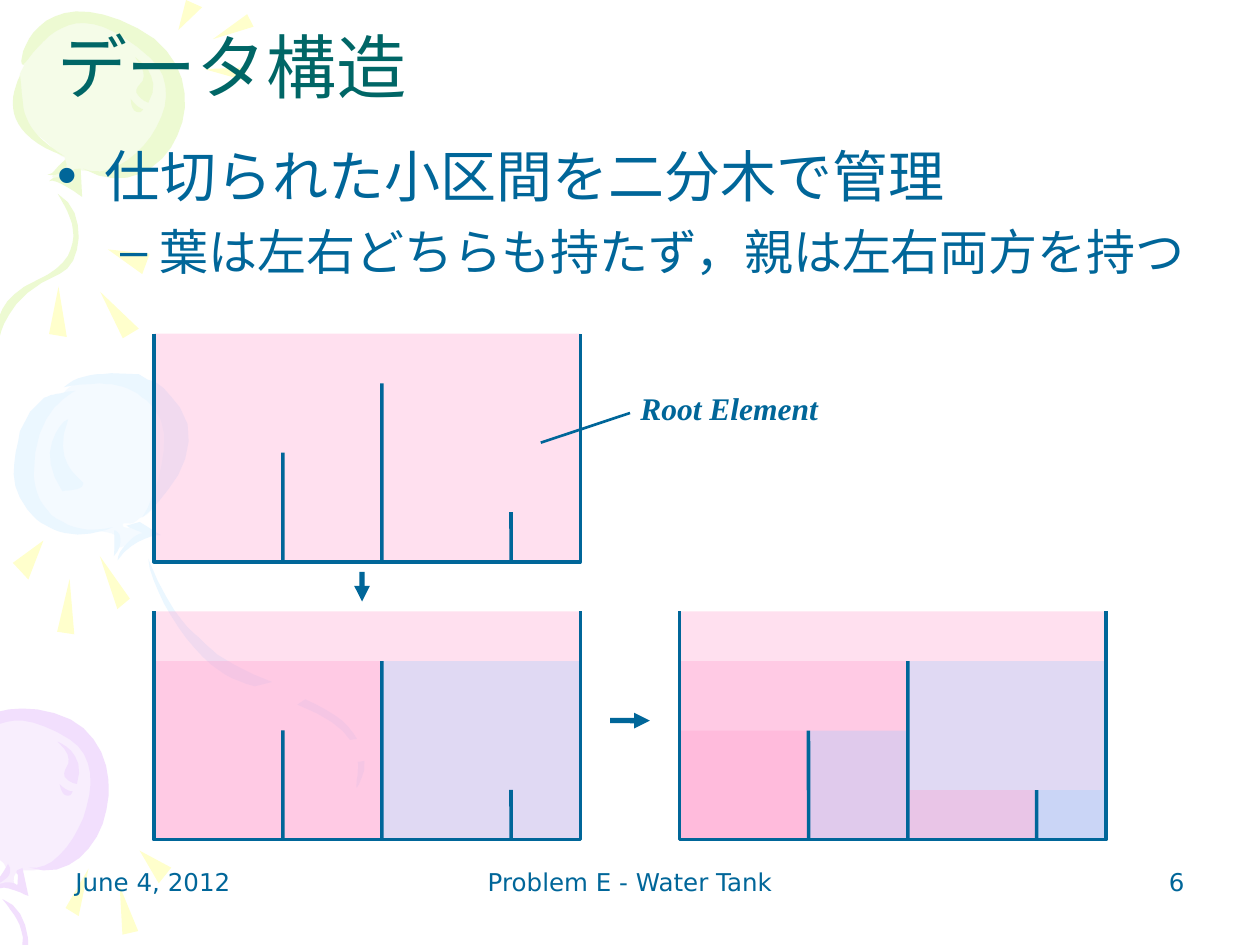
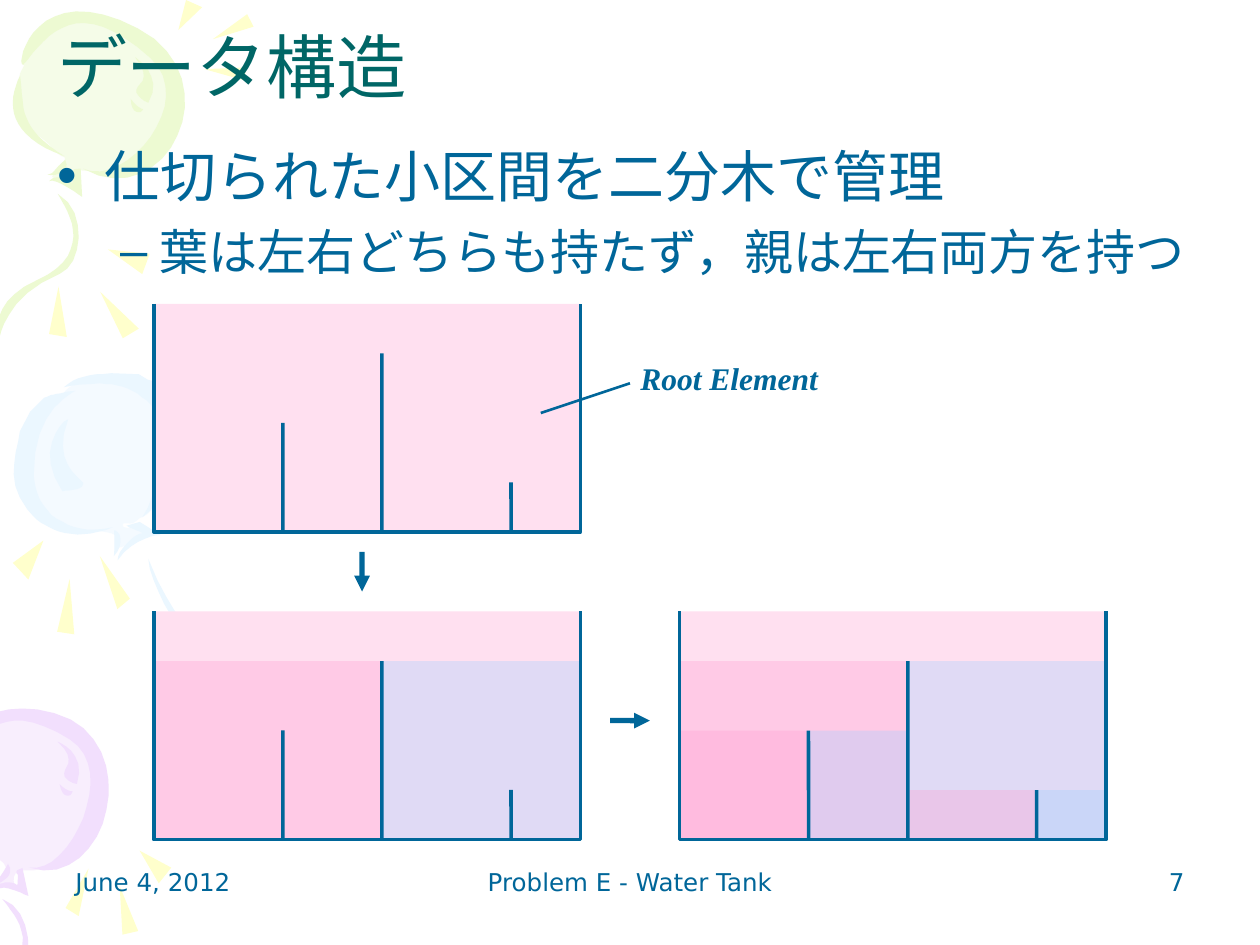
Before and after one commit to ProgrammingContestants/ProgrammingContestTraining, a slide deck: slide 7 of slides/010_EF_WaterTank.ppt (slide 6 before the commit). Drawn at 1260x945 pixels with LibreOffice and Linux fonts; fonts in the diff are those of the drawing. Boxes give left, top, right and bottom in pixels: in the first picture for what was removed or moved away, otherwise in the second. Text is boxed around its words. In the diff, an @@ line names an element or a change of style, - is before the commit and + after.

Commit message:
revised slide, add pdf

```diff
--- a/slides/010_EF_WaterTank.ppt
+++ b/slides/010_EF_WaterTank.ppt
@@ 4 lines, 1 text, 1 freeform shape, 1 rectangle: place and size @@
-4 lines, 1 text, 1 freeform shape, 1 rectangle at <box>154,334,817,562</box>
+4 lines, 1 text, 1 freeform shape, 1 rectangle at <box>154,304,817,532</box>
@@ rectangle at <box>154,304,581,532</box>: fill #FF99CC at 30% opacity to #FFE0F0 @@
@@ arrow moved from (362, 572) - (362, 601) to (362, 552) - (362, 591) @@
@@ page number at <box>1169,873,1185,891</box>: text changed @@
-6
+7
```
Also in this commit, not shown: 1 other slide changed, 1 slide added, 1 other file.
